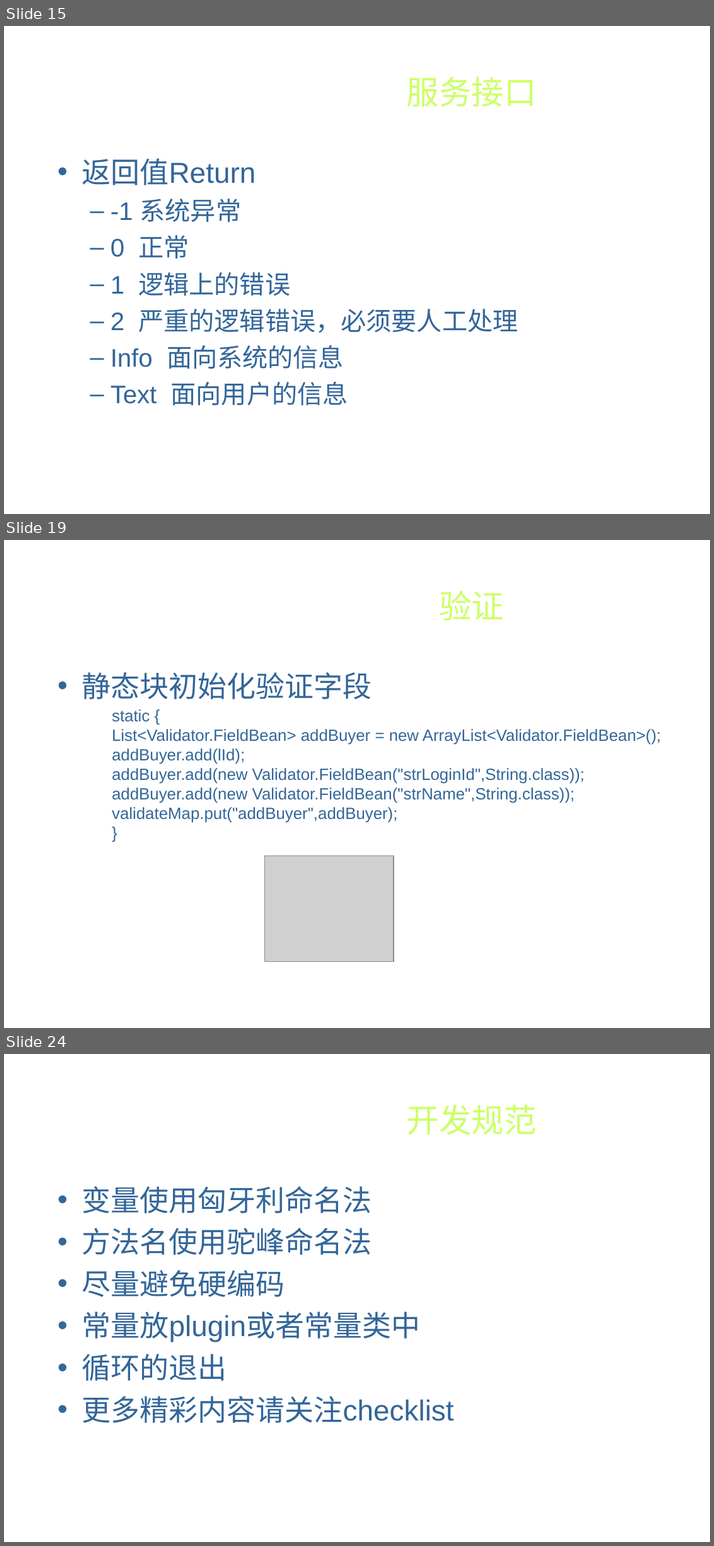
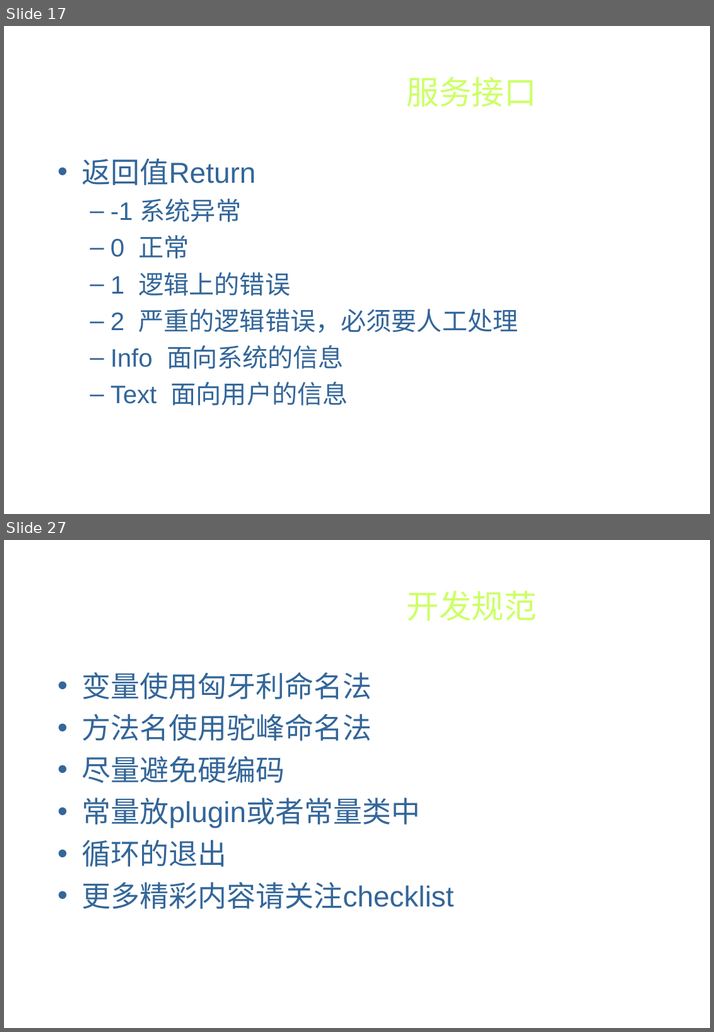
Before and after one commit to xiaowenzigege/CDO, a slide deck: CDODesign/Design/architecture/CDO服务插件开发.ppt. Shown one above the other, each under a label of ours: slides 15, 19 and 24 before the commit, slides 17 and 27 after it; the slides between them are not shown. The pictures are 714x1546 and 714x1032 pixels, drawn with LibreOffice and Linux fonts; fonts in the diff are those of the drawing; grey boxes stand for pictures; background and template pictures are left out. Boxes give left, top, right and bottom in pixels: in the first picture for what was removed or moved away, otherwise in the second. Text is boxed around its words. In the diff, an @@ line names an element or a change of style, - is before the commit and + after.

```diff
--- a/CDODesign/Design/architecture/CDO服务插件开发.ppt
+++ b/CDODesign/Design/architecture/CDO服务插件开发.ppt
@@ slide 19 removed at bbox=[4, 540, 710, 1028], background picture (left out) @@
@@ title removed at bbox=[439, 590, 504, 621] @@
-验证
@@ text removed at bbox=[82, 672, 372, 699] @@
-• 静态块初始化验证字段
@@ text removed at bbox=[112, 709, 660, 823] @@
-static {
-List<Validator.FieldBean> addBuyer = new ArrayList<Validator.FieldBean>();
-addBuyer.add(lId);
-addBuyer.add(new Validator.FieldBean("strLoginId",String.class));
-addBuyer.add(new Validator.FieldBean("strName",String.class)); validateMap.put("addBuyer",addBuyer);
-}
@@ picture removed at bbox=[264, 856, 393, 962] @@
@@ what was slide 15 is now slide 17 @@
@@ what was slide 24 is now slide 27 @@
```
Also in this commit, not shown: 11 slides changed, 9 slides added, 5 other slides removed, 1 other file.
